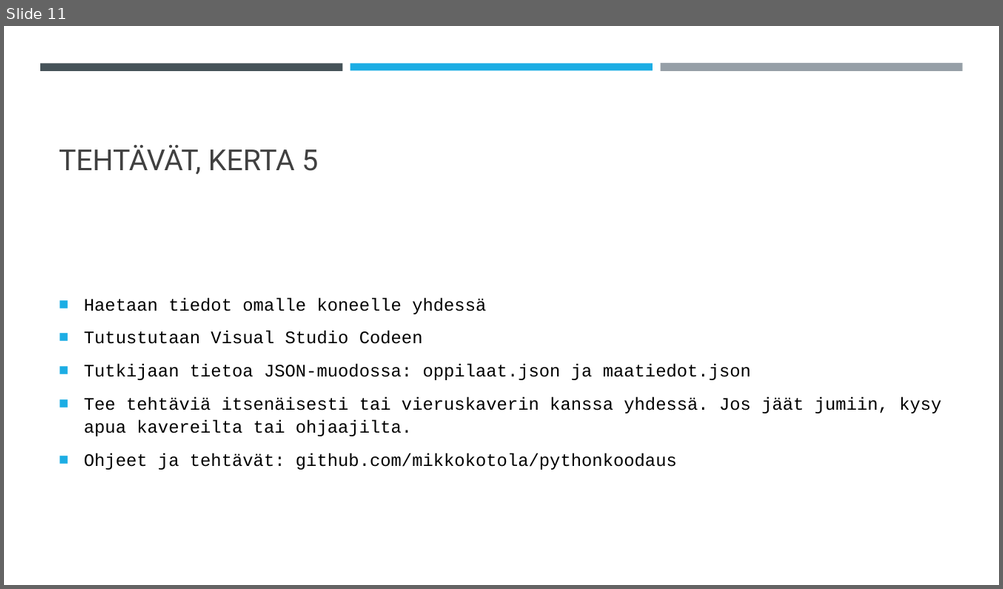
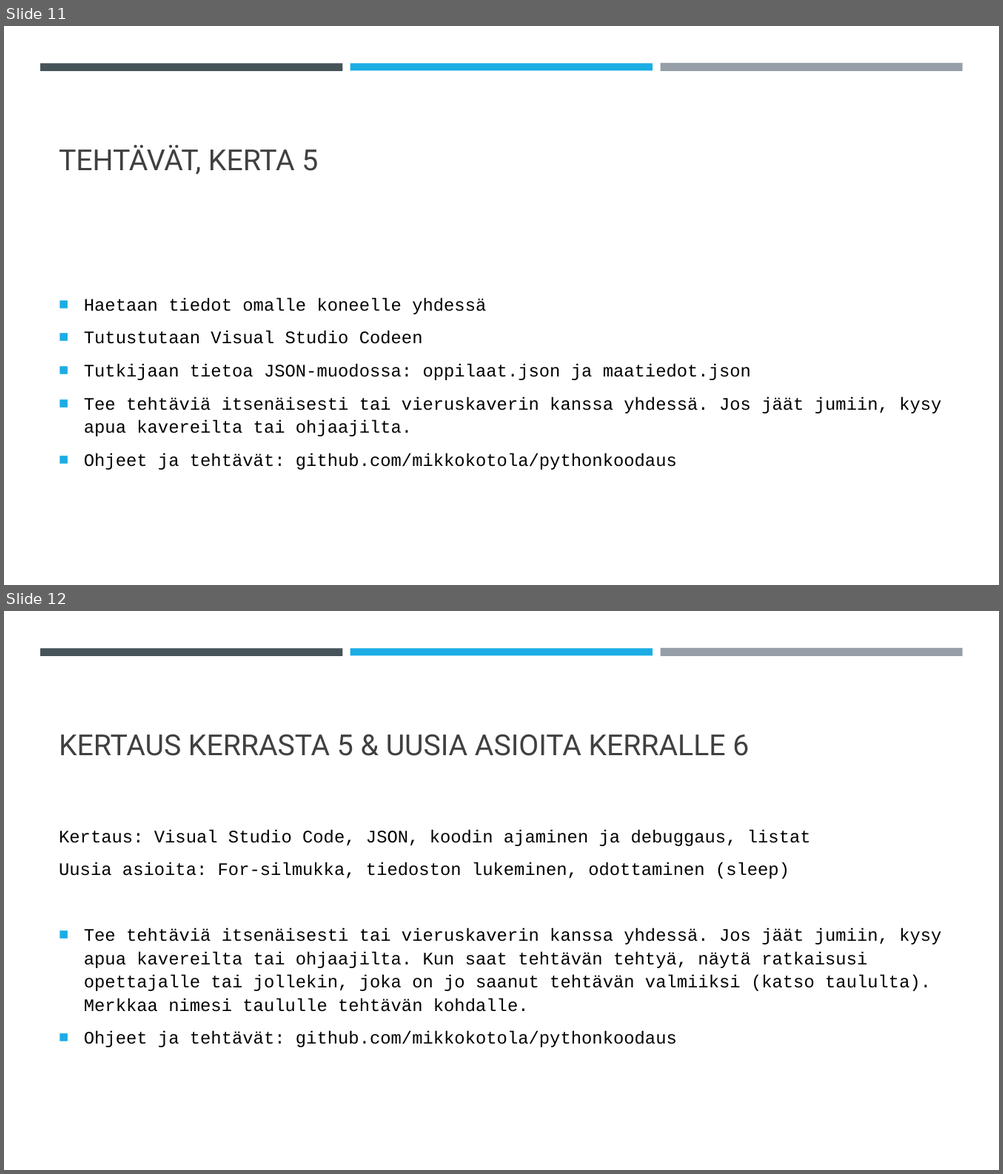
Before and after one commit to mikkokotola/pythonkoodaus, a slide deck: Koodauksesta.pptx. Shown one above the other, each under a label of ours: slide 11 before the commit, slides 11 and 12 after it. The pictures are 1003x589 and 1003x1174 pixels, drawn with LibreOffice and Linux fonts; fonts in the diff are those of the drawing. Boxes give left, top, right and bottom in pixels: in the first picture for what was removed or moved away, otherwise in the second. Text is boxed around its words. In the diff, an @@ line names an element or a change of style, - is before the commit and + after.

Commit message:
Powerpoint, kerta 6

```diff
--- a/Koodauksesta.pptx
+++ b/Koodauksesta.pptx
@@ slide 12 added at <box>4,611,999,1170</box>, background #FFFFFF; not listed: 3 template elements that a slide beside it also shows @@
@@ title added at <box>59,734,748,756</box>, 28 pt, text #404040 @@
+KERTAUS KERRASTA 5 & UUSIA ASIOITA KERRALLE 6
@@ text added at <box>59,829,941,1048</box>, 17 pt, text #000000 @@
+Kertaus: Visual Studio Code, JSON, koodin ajaminen ja debuggaus, listat
+Uusia asioita: For-silmukka, tiedoston lukeminen, odottaminen (sleep)
+■ Tee tehtäviä itsenäisesti tai vieruskaverin kanssa yhdessä. Jos jäät jumiin, kysy apua kavereilta tai ohjaajilta. Kun saat tehtävän tehtyä, näytä ratkaisusi opettajalle tai jollekin, joka on jo saanut tehtävän valmiiksi (katso taululta). Merkkaa nimesi taululle tehtävän kohdalle.
+■ Ohjeet ja tehtävät: github.com/mikkokotola/pythonkoodaus
```
